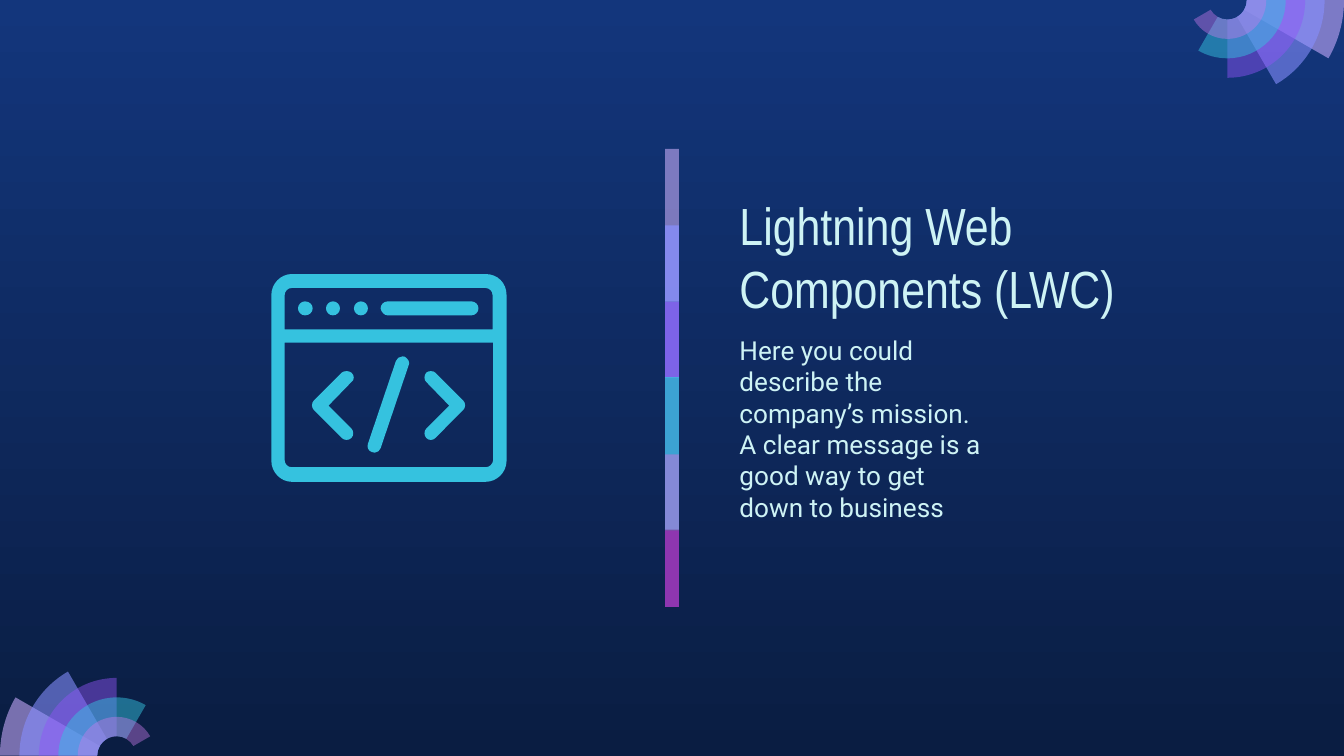
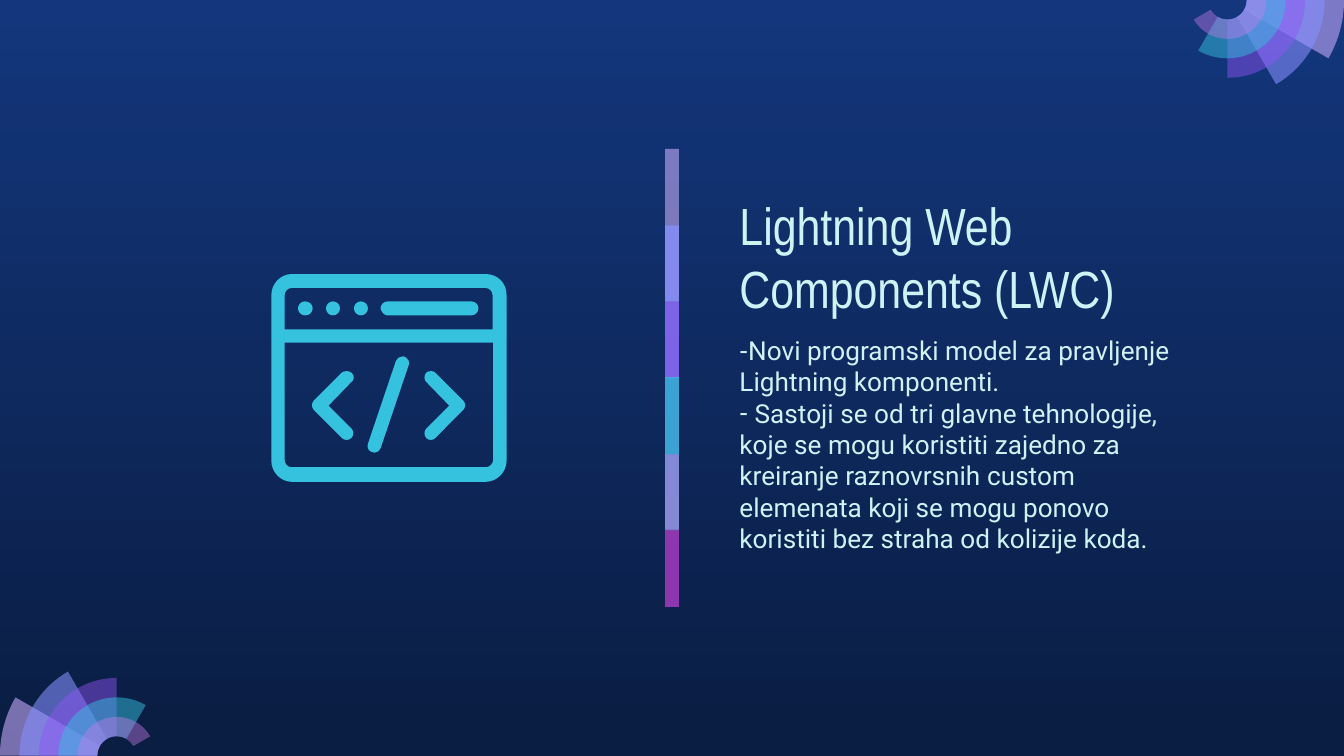
Before and after one commit to TamaraMarjanovic/Apex-LWC, a slide deck: slide 19 of Apex+LWC.pptx. Drawn at 1344x756 pixels with LibreOffice and Linux fonts; fonts in the diff are those of the drawing. Boxes give left, top, right and bottom in pixels: in the first picture for what was removed or moved away, otherwise in the second. Text is boxed around its words. In the diff, an @@ line names an element or a change of style, - is before the commit and + after.

Commit message:
prezentacija
Izmenjen 19. slajd

```diff
--- a/Apex+LWC.pptx
+++ b/Apex+LWC.pptx
@@ text at (x1=739, y1=340, x2=1169, y2=554): text changed @@
-Here you could describe the company’s mission. A clear message is a good way to get down to business
+– Novi programski model za pravljenje Lightning komponenti.
+– Sastoji se od tri glavne tehnologije, koje se mogu koristiti zajedno za kreiranje raznovrsnih custom elemenata koji se mogu ponovo koristiti bez straha od kolizije koda.
```
